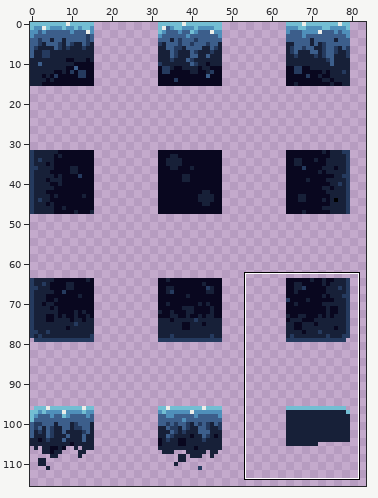
Pixel-art file -- Alzey2025/Assets/Sprites/raw/Boden.aseprite. Above: a wide view before the commit, with the close-up outlined.
Close-up. Before the commit:
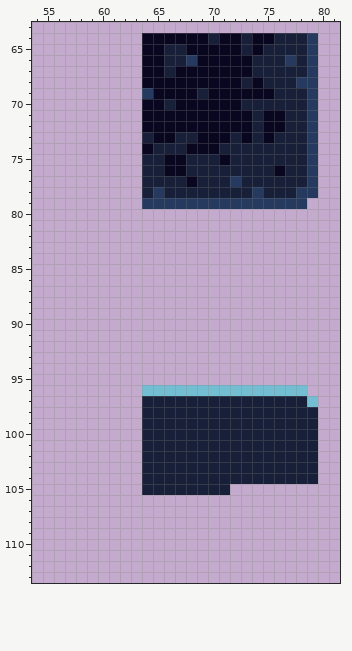
160x160 pixels, 1 frame. Shown: x 54..81, y 63..113. The wide view leaves out empty margins. The commit also changed other parts of the picture, which this record leaves out.
After the commit:
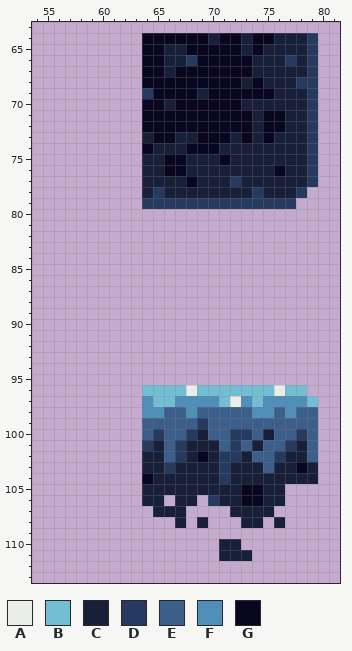
Palette (. is transparent): A #ebede9  B #73bed3  C #172038  D #253a5e  E #3c5e8b  F #4f8fba  G #09071f
Changes in this commit:
@@ x 76..81 @@
  77 CCCD..
- 78 CCDD..
- 79 DDD...
+ 78 CCD...
+ 79 DD....
  80 ......
@@ x 54..81 @@
  95 ............................
- 96 ..........BBBBBBBBBBBBBBB...
- 97 ..........CCCCCCCCCCCCCCCB..
- 98 ..........CCCCCCCCCCCCCCCC..
- 99 ..........CCCCCCCCCCCCCCCC..
-100 ..........CCCCCCCCCCCCCCCC..
-101 ..........CCCCCCCCCCCCCCCC..
-102 ..........CCCCCCCCCCCCCCCC..
-103 ..........CCCCCCCCCCCCCCCC..
-104 ..........CCCCCCCCCCCCCCCC..
-105 ..........CCCCCCCC..........
-106 ............................
-107 ............................
-108 ............................
+ 96 ..........BBBBABBBBBBBABB...
+ 97 ..........FBBFFFFBAFBFFFFB..
+ 98 ..........FFEEFEEEEEFFEFEE..
+ 99 ..........EEEEEDEEEEEEEEEE..
+100 ..........EDEEDCEEDDECEEDE..
+101 ..........DCEDCCCEDECEEDCE..
+102 ..........CCEDCGCDDCEEDCCE..
+103 ..........CCDCCCCDCCCECCGC..
+104 ..........GCCCCCCDCCCCCCCC..
+105 ..........CCCCCCCCCGGCC.....
+106 ..........CC.CC.DCCGGCC.....
+107 ...........CCC....CCCC......
+108 .............C.C...CC.C.....
 109 ............................
-110 ............................
-111 ............................
+110 .................CC.........
+111 .................CCC........
 112 ............................
Where, in picture pixels (left, top, right, bottom), the same in both close-ups:
erased: (296, 187, 318, 209)
changed: (142, 385, 318, 561)
